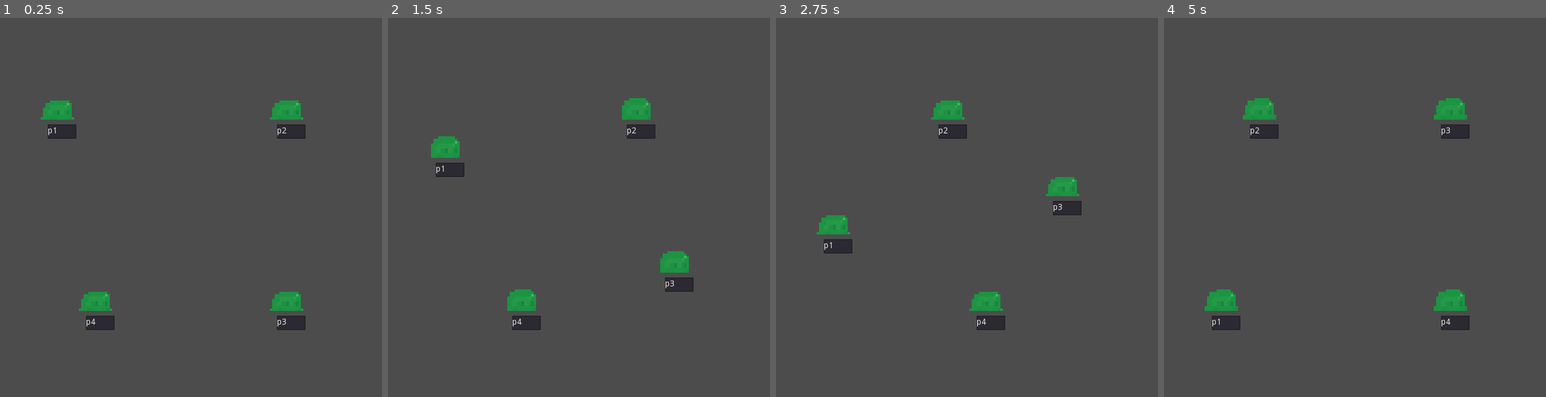
Above: before the commit, frames 1-4 (left to right).
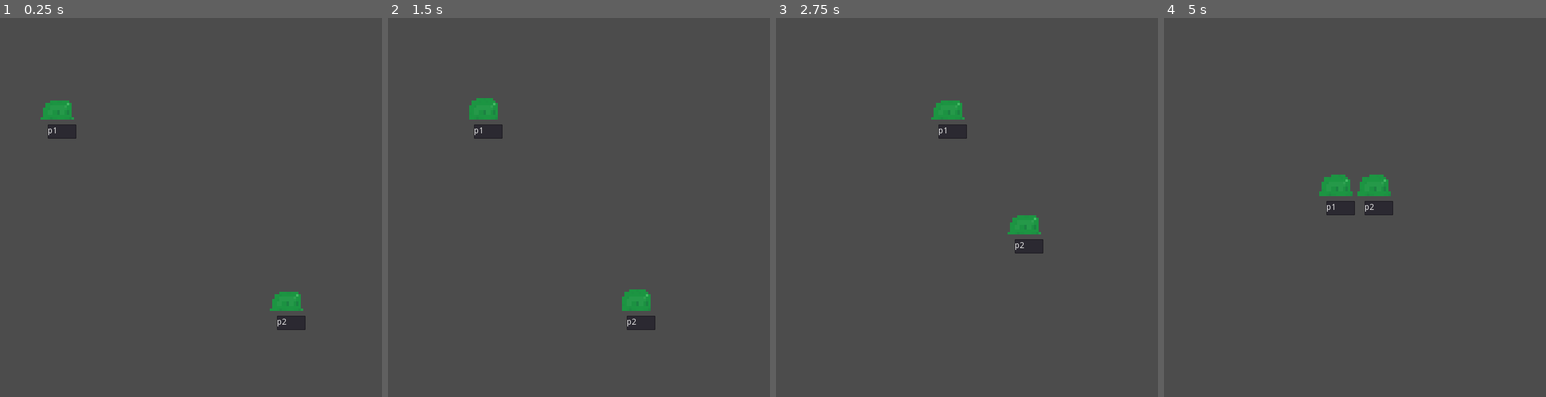
Above: after the commit, the same moments.

Repository: TuoLiYinLi/MonsterSmelter
Game: Godot game, scene res://Scene/test_2.tscn
The game is run twice, just before and just after one commit, with the same random seed, the same clock (stepped at 60 frames per second) and the same inputs.
Inputs:
- Up to frame 1 (0.25 s): no input
- Up to frame 2 (1.5 s): tap Enter at 0.5 s
- Up to frame 3 (2.75 s): no input
- Up to frame 4 (5 s): no input

The runs differ from the first frame. In frame 1, 1.3% of the frame differs, in the area x 20-80%, y 21-83%; in frame 2, 4.0%; in frame 3, 2.6%; in frame 4, 4.1%, in the area x 10-80%, y 21-83%.

Commit message:
更新寻路

Diff:
--- a/GDScript/BattleEntity.gd
+++ b/GDScript/BattleEntity.gd
@@ -318,6 +318,9 @@
 
 var last_position:Vector2 = Vector2.ZERO
 
+#目标位置
+var target_position:Vector2 = Vector2.ZERO
+
 var is_moving:bool = false
 
 # 角色移动速度
@@ -337,23 +340,89 @@
 
 
 
-func move(direction):
+#动态规划寻路算法（BFS宽度优先搜索）
+var pre_route = [] # 宽度搜索得到的节点
+var q = []  # 队列结构控制循环次数
+var xx = [0, 1, 0, -1] # 右移、下移、左移、上移
+var yy = [1, 0, -1, 0]
+var visited = []  # 记录节点是否已遍历
+var father = []  # 每一个pre_route节点的父节点
+var route = []
+
+func bfs(map, start_position, dinal_position):
+	var x:int = start_position.y/64
+	var y:int = start_position.x/64
+	var m:int = dinal_position.y/64
+	var n:int = dinal_position.x/64
+	print(x,y,m,n)
+	for i in range(len(map[0])):
+		visited.push_back([])
+		for j in range(len(map)):
+			visited[i].push_back(0)
+	visited[x][y] = 1 # 入口节点设置为已遍历
+	q.push_back([x,y])
+	while !q.empty(): # 队列为空则结束循环
+		var now = q[0]
+		q.pop_at(0) # 移除队列头结点
+		for i in range(4):
+			var point = [now[0] + xx[i], now[1] + yy[i]]#当前节点
+			if point[0]<0 or point[1]<0 or point[0]>=len(map) or point[1] >= len(map[0]) or visited[point[0]][point[1]]==1 or map[point[0]][point[1]]==1:
+				continue
+			father.push_back(now)
+			visited[point[0]][point[1]] = 1
+			q.push_back((point))
+			pre_route.push_back(point)
+			if point[0] == m and point[1] == n:
+				print("success")
+				return 1
+	print("false")
+	return 0
+
+
+func get_route(father, pre_route): #寻找并输出最短路径Z
+	route = [pre_route[-1], father[-1]]
+	for i in range(len(pre_route) -1, -1, -1):
+		if pre_route[i] == route[-1]:
+			route.push_back(father[i])
+	route.invert()
+	print("最短路径为：",route)
+	print("步长",len(route)-1)
+	return route
+
+
+func clear(a:Array, b:Array, c:Array, d:Array, e:Array):#数组清空方便下次运算Z
+	a.clear()
+	b.clear()
+	c.clear()
+	d.clear()
+	e.clear()
+
+
+
+func move(maze):
+	var map = maze.duplicate(true)
 	if(is_moving or moving_cd>0):
 		print("%s的移动能力还在冷却"%[self.description])
 		return
-	#设置条件使得运动不出界Z
-	elif(position.x>64&&position.x<608&&position.y>64&&position.y<608):
+	else:
+		print(position)
+		#进入寻路算法有路输出true Z
+		if bfs(map, position, target_position):
+			route = get_route(father, pre_route)
+			next_position.x = route[1][1]*64 + 32
+			next_position.y = route[1][0]*64 + 32
+			print(route)
+			clear(route, visited, father, pre_route, q)#清空所有数组内的数据Z
 		moving_cd += 1
-		print("%s开始移动"%[self.description])
-		match(direction):
-			G.DIRECTION.LEFT:
-				next_position = position+Vector2(-64,0)
-			G.DIRECTION.RIGHT:
-				next_position = position+Vector2(64,0)
-
-			G.DIRECTION.UP:
-				next_position = position+Vector2(0,-64)
-
-			G.DIRECTION.DOWN:
-				next_position = position+Vector2(0,64)
-	print("%s当前位置为%s"%[self.description,position])
+
+		#match(direction):ne
+		#	G.DIRECTION.LEFT:
+		#		next_position = position+Vector2(-64,0)
+		#	G.DIRECTION.RIGHT:
+		#		next_position = position+Vector2(64,0)
+
+		#	G.DIRECTION.UP:
+		#		next_position = position+Vector2(0,-64)
+
+		#	G.DIRECTION.DOWN:
+		#		next_position = position+Vector2(0,64)
--- a/GDScript/test_2.gd
+++ b/GDScript/test_2.gd
@@ -4,6 +4,30 @@
 var x_screen_size=640
 var y_screen_size=640
 var meddle=32
+class_name Map
+
+#地图抽象化Z
+var maze = [[1, 1, 1, 1, 1, 1, 1, 1, 1, 1],
+	   [1, 0, 0, 0, 0, 1, 0, 0, 0, 1],
+	   [1, 0, 0, 0, 0, 1, 0, 0, 0, 1],
+	   [1, 0, 0, 0, 0, 1, 1, 1, 1, 1],
+	   [1, 0, 0, 0, 0, 0, 0, 0, 0, 1],
+	   [1, 0, 0, 0, 0, 1, 0, 0, 0, 1],
+	   [1, 0, 0, 0, 0, 1, 0, 0, 0, 1],
+	   [1, 0, 0, 0, 0, 1, 0, 0, 1, 1],
+	   [1, 0, 0, 0, 0, 1, 0, 1, 1, 1],
+	   [1, 1, 1, 1, 1, 1, 1, 1, 1, 1]]
+
+func t0():
+	var grid_map:Array = []
+	for x in range(10):
+		var inner_list:Array = []
+		grid_map.append(inner_list)
+		for y in range(10):
+			inner_list.append(1)
+			print("%s %s"%[x,y])
+
+	print(grid_map)
 
 
 func _ready():
@@ -15,34 +39,21 @@
 	m2.description = "p2"
 	self.add_child(m2)
 
-	var m3:BattleEntity = G.battle_entity.instance()
-	m3.description = "p3"
-	self.add_child(m3)
-
-	var m4:BattleEntity = G.battle_entity.instance()
-	m4.description = "p4"
-	self.add_child(m4)
-
-	m4.position = Vector2(160,480)
-	m4.next_position = Vector2(160,480)
-	m4.last_position = Vector2(160,480)
-
-	m3.position = Vector2(480,480)
-	m3.next_position = Vector2(480,480)
-	m3.last_position = Vector2(480,480)
-
-
-	m2.position = Vector2(480,160)
-	m2.next_position = Vector2(480,160)
-	m2.last_position = Vector2(480,160)
 
 	m1.position = Vector2(96,160)
 	m1.next_position = Vector2(96,160)
 	m1.last_position = Vector2(96,160)
+	m1.target_position = Vector2(480,480)
+
+	m2.position = Vector2(480,480)
+	m2.next_position = Vector2(480,480)
+	m2.last_position = Vector2(480,480)
+	m2.target_position = Vector2(96,160)
+
+	var map=maze
 
 	while(true):
 		yield(get_tree().create_timer(0.5),"timeout")
-		m1.move(G.DIRECTION.DOWN)
-		m2.move(G.DIRECTION.LEFT)
-		m3.move(G.DIRECTION.UP)
-		m4.move(G.DIRECTION.RIGHT)
+		m1.move(map)
+		m2.move(map)
+		#m3.move(map)
--- a/project.godot
+++ b/project.godot
@@ -23,11 +23,17 @@
 "class": "GeneIgnite",
 "language": "GDScript",
 "path": "res://GDScript/gene_ignite.gd"
+}, {
+"base": "Node2D",
+"class": "Map",
+"language": "GDScript",
+"path": "res://GDScript/test_2.gd"
 } ]
 _global_script_class_icons={
 "BattleEntity": "",
 "Gene": "",
-"GeneIgnite": ""
+"GeneIgnite": "",
+"Map": ""
 }
 
 [application]
